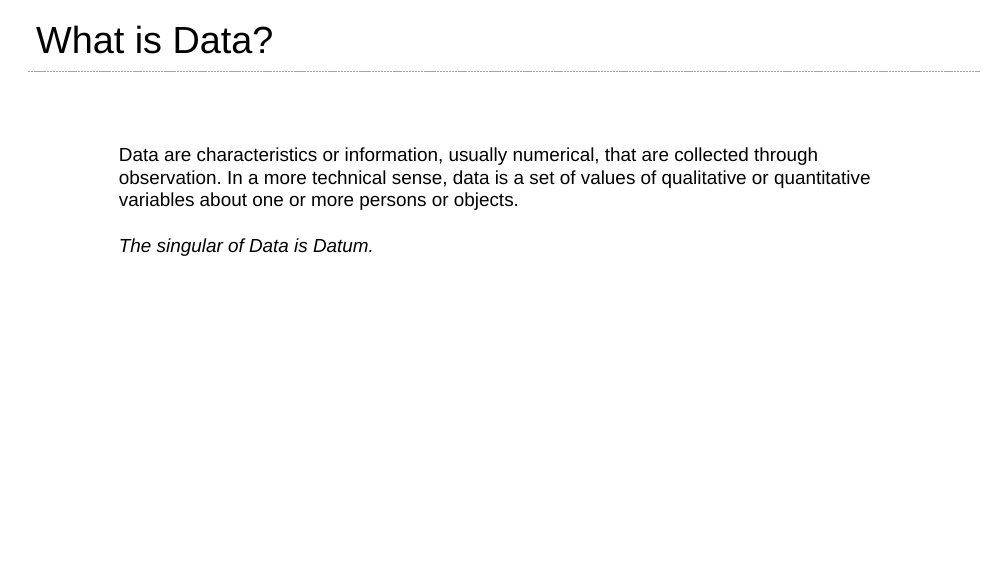
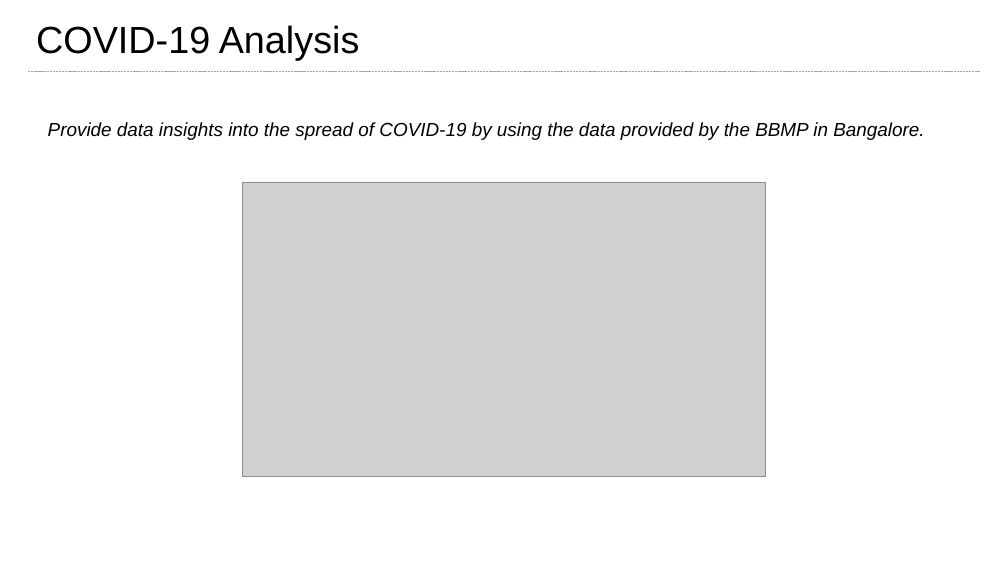
Before and after one commit to sudeepjd/Data-Analytics, a slide deck: slide 2 of Mid-Session-Project/COVID-19 Analysis BBMP.pptx. Drawn at 1008x567 pixels with LibreOffice and Linux fonts; fonts in the diff are those of the drawing; grey boxes stand for pictures; background and template pictures are left out. Boxes give left, top, right and bottom in pixels: in the first picture for what was removed or moved away, otherwise in the second. Text is boxed around its words. In the diff, an @@ line names an element or a change of style, - is before the commit and + after.

```diff
--- a/Mid-Session-Project/COVID-19 Analysis BBMP.pptx
+++ b/Mid-Session-Project/COVID-19 Analysis BBMP.pptx
@@ title at (36, 25, 360, 60): text changed @@
-What is Data?
+COVID-19 Analysis
@@ text at (48, 122, 924, 140): text changed; italic on @@
-Data are characteristics or information, usually numerical, that are collected through observation. In a more technical sense, data is a set of values of qualitative or quantitative variables about one or more persons or objects.
-The singular of Data is Datum.
+Provide data insights into the spread of COVID-19 by using the data provided by the BBMP in Bangalore.
@@ picture added at (243, 182, 766, 476) @@
```
Also in this commit, not shown: 1 other slide changed, 2 slides added, 9 slides removed.
